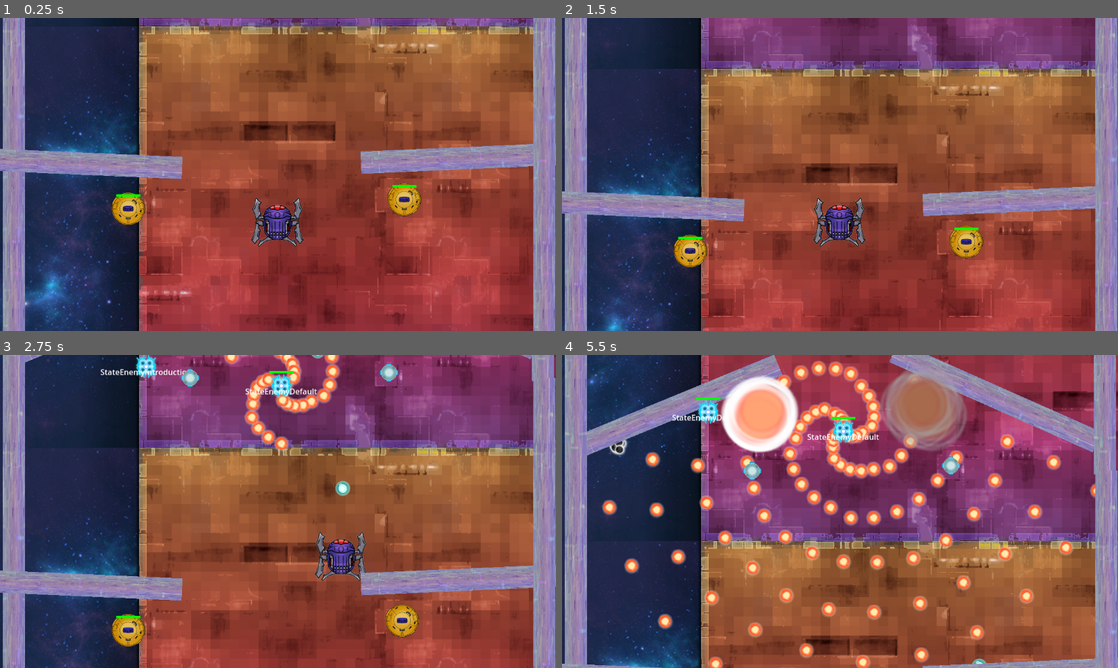
Above: before the commit, frames 1-4 (two rows, left to right).
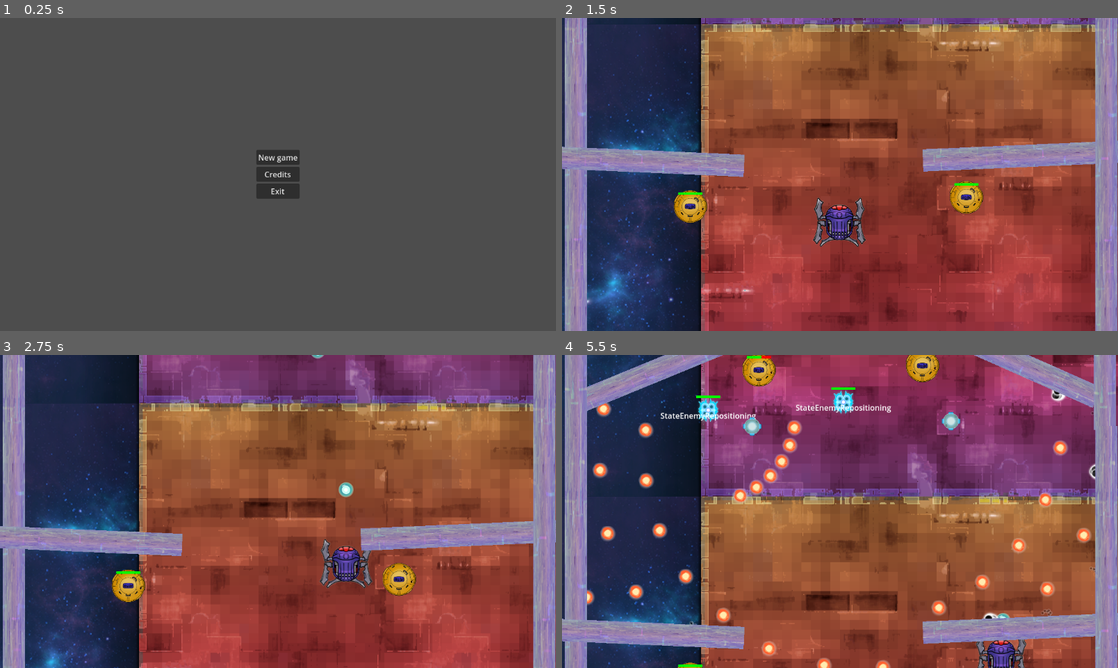
Above: after the commit, the same moments.

Repository: Jagholin/bullethell_jam_entry
Game: Godot game, scene res://scenes/main.tscn
The game is run twice, just before and just after one commit, with the same random seed, the same clock (stepped at 60 frames per second) and the same inputs. Before the commit the project starts from res://scenes/first_level.tscn.
Inputs (mouse positions are in pixels of both pictures, inside the frame that each line leads up to):
- Up to frame 1 (0.25 s): no input
- Up to frame 2 (1.5 s): click (840, 174) at 0.5 s, where only the run after the commit has a clickable "Credits"; click (840, 158) at 1.25 s, where only the run after the commit has a clickable "New game"
- Up to frame 3 (2.75 s): hold Right (right) from 2.03 s (still down); hold Space (fire) from 2.03 s (still down)
- Up to frame 4 (5.5 s): release Right (right) at 2.78 s; release Space (fire) at 2.78 s; hold S (down) 2.78-3.53 s; tap Space (fire) at 2.85, 4.35 s; hold Right (right) 3.53-4.28 s; hold Space (fire) 3.53-4.28 s; hold W (up) 4.28-5.03 s; hold A (left) from 5.03 s (still down); hold Space (fire) from 5.03 s (still down)

The runs differ from the first frame. In frame 1, 100% of the frame differs, in the area x 0-100%, y 0-100%; in frame 2, 45%; in frame 3, 50%; in frame 4, 61%.

Commit message:
add main menu

Diff:
--- a/project.godot
+++ b/project.godot
@@ -11,7 +11,7 @@
 [application]
 
 config/name="bullethell_jam_entry"
-run/main_scene="res://scenes/first_level.tscn"
+run/main_scene="res://scenes/main.tscn"
 config/features=PackedStringArray("4.2", "GL Compatibility")
 config/icon="res://icon.svg"
 
--- a/scenes/main.tscn
+++ b/scenes/main.tscn
@@ -1,6 +1,38 @@
-[gd_scene load_steps=2 format=3 uid="uid://ddkyw7yf08s7b"]
+[gd_scene load_steps=3 format=3 uid="uid://ddkyw7yf08s7b"]
 
 [ext_resource type="Script" path="res://scripts/scenes/main.gd" id="1_wi2rb"]
+[ext_resource type="PackedScene" uid="uid://caslk1qmsij8" path="res://scenes/first_level.tscn" id="2_ppk7r"]
 
 [node name="Node2D" type="Node2D"]
 script = ExtResource("1_wi2rb")
+level_scenes = Array[PackedScene]([ExtResource("2_ppk7r")])
+
+[node name="MainMenuLayer" type="CanvasLayer" parent="."]
+
+[node name="CenterContainer" type="CenterContainer" parent="MainMenuLayer"]
+anchors_preset = 15
+anchor_right = 1.0
+anchor_bottom = 1.0
+grow_horizontal = 2
+grow_vertical = 2
+
+[node name="VBoxContainer" type="VBoxContainer" parent="MainMenuLayer/CenterContainer"]
+layout_mode = 2
+
+[node name="NewGameButton" type="Button" parent="MainMenuLayer/CenterContainer/VBoxContainer"]
+layout_mode = 2
+text = "New game"
+
+[node name="CreditsButton" type="Button" parent="MainMenuLayer/CenterContainer/VBoxContainer"]
+layout_mode = 2
+text = "Credits"
+
+[node name="ExitButton" type="Button" parent="MainMenuLayer/CenterContainer/VBoxContainer"]
+layout_mode = 2
+text = "Exit"
+
+[node name="PauseMenuLayer" type="CanvasLayer" parent="."]
+
+[connection signal="pressed" from="MainMenuLayer/CenterContainer/VBoxContainer/NewGameButton" to="." method="_on_new_game_button_pressed"]
+[connection signal="pressed" from="MainMenuLayer/CenterContainer/VBoxContainer/CreditsButton" to="." method="_on_credits_button_pressed"]
+[connection signal="pressed" from="MainMenuLayer/CenterContainer/VBoxContainer/ExitButton" to="." method="_on_exit_button_pressed"]
--- a/scripts/player_provider.gd
+++ b/scripts/player_provider.gd
@@ -1,18 +1,22 @@
 extends Node
 
 var player: Player:
-    set(newValue):
-        if player == newValue:
-            return
-        player = newValue
-        player_changed.emit(player)
+	set(newValue):
+		if player == newValue:
+			return
+		player = newValue
+		if not player:
+			player_destroyed.emit()
+		else:
+			player_changed.emit(player)
 
 signal player_changed(player: Player)
+signal player_destroyed
 
 func on_player_initialized(cb: Callable):
-    if not player:
-        await player_changed
-    cb.call(player)
+	if not player:
+		await player_changed
+	cb.call(player)
 
 func set_player(new_player: Player):
-    player = new_player
+	player = new_player
--- a/scripts/scenes/entities/player.gd
+++ b/scripts/scenes/entities/player.gd
@@ -34,6 +34,10 @@
 
 @onready var spawner: ProjectileSpawnerComponent = $ProjectileSpawner
 
+func _exit_tree():
+	# we are exiting the tree, so deregister from the provider
+	PlayerProvider.set_player(null)
+
 func _ready():
 	spawner.projectiles_parent = projectile_parent
 	self.set_motion_mode(CharacterBody2D.MOTION_MODE_FLOATING)
--- a/scripts/scenes/main.gd
+++ b/scripts/scenes/main.gd
@@ -1,7 +1,43 @@
-extends BaseLevel
+extends Node2D
+
+@onready var main_menu_layer: CanvasLayer = $MainMenuLayer
+@onready var pause_menu_layer: CanvasLayer = $PauseMenuLayer
+
+@export var level_scenes: Array[PackedScene]
+
+var current_level: BaseLevel
+var current_level_idx: int
 
 func _ready():
-	super._ready()
+	main_menu_layer.show()
+	pause_menu_layer.hide()
 
 func _process(_delta):
-	super._process(_delta)
+	pass
+
+## Creates level with idx = current_level_idx and adds it as a child to this node
+func start_level():
+	var scene := level_scenes[current_level_idx]
+	var newLevel := scene.instantiate() as BaseLevel
+	current_level = newLevel
+	add_child(current_level)
+
+func on_level_exit():
+	current_level.queue_free()
+	current_level = null
+	main_menu_layer.show()
+
+func _on_new_game_button_pressed():
+	assert(not current_level)
+	main_menu_layer.hide()
+	current_level_idx = 0
+	start_level()
+
+func _on_credits_button_pressed():
+	pass # Replace with function body.
+
+func _on_exit_button_pressed():
+	# If we are on web, quitting this way won't work
+	if Engine.get_architecture_name().contains("wasm"):
+		return
+	get_tree().quit()
